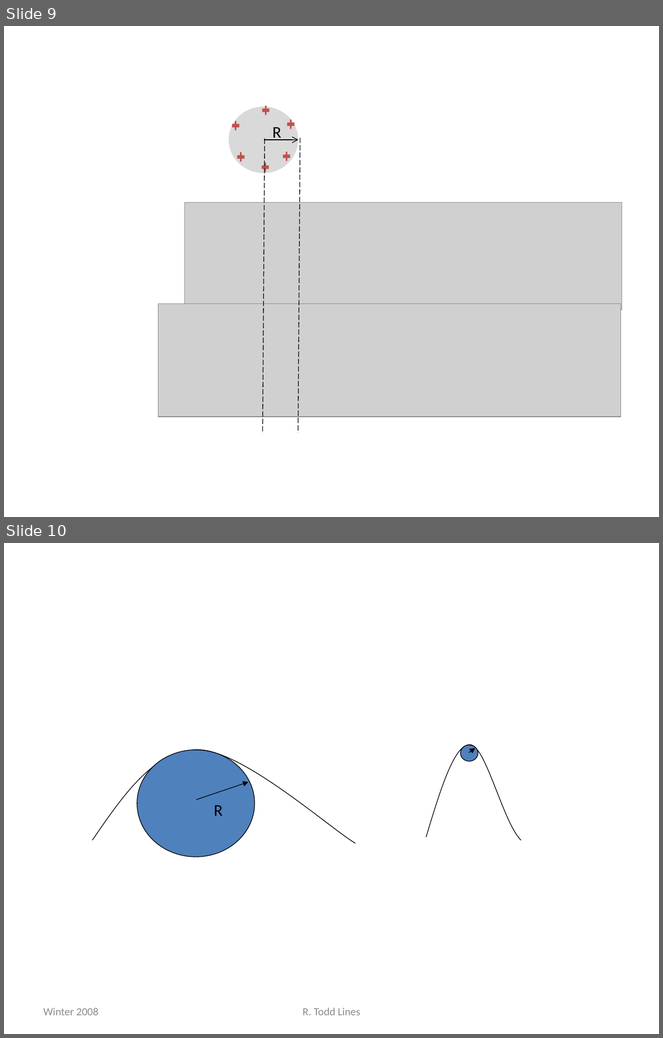
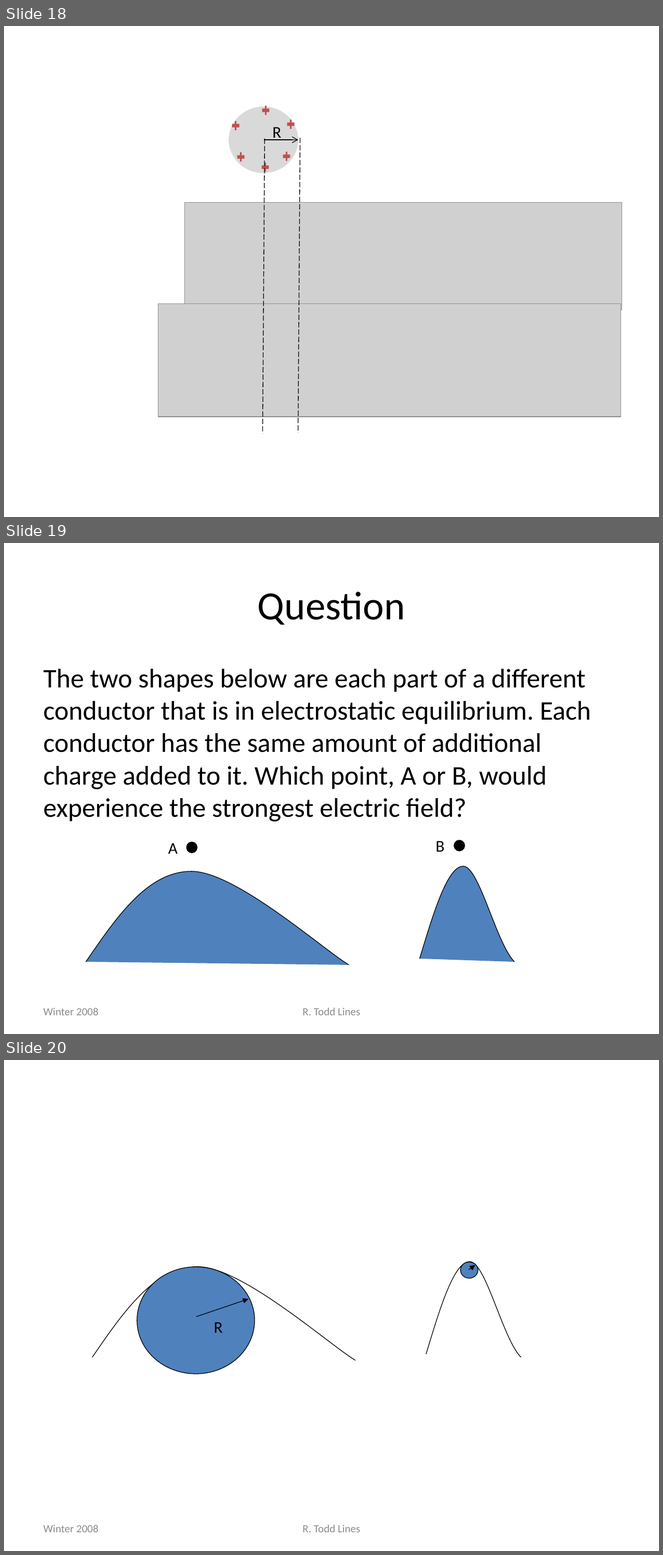
Before and after one commit to rtlines/PH223-Engineering-Physics, a slide deck: Slides/PH223_Lecture_33.pptx. Shown one above the other, each under a label of ours: slides 9 and 10 before the commit, slides 18, 19 and 20 after it. The pictures are 663x1038 and 663x1555 pixels, drawn with LibreOffice and Linux fonts; fonts in the diff are those of the drawing; grey boxes stand for pictures. Boxes give left, top, right and bottom in pixels: in the first picture for what was removed or moved away, otherwise in the second. Text is boxed around its words. In the diff, an @@ line names an element or a change of style, - is before the commit and + after.

```diff
--- a/Slides/PH223_Lecture_33.pptx
+++ b/Slides/PH223_Lecture_33.pptx
@@ slide 19 added at <box>4,543,659,1034</box>, background #FFFFFF @@
@@ title added at <box>258,591,405,625</box>, 44 pt, text #000000 @@
+Question
@@ text added at <box>44,669,591,822</box>, 29.6 pt, text #000000 @@
+The two shapes below are each part of a different conductor that is in electrostatic equilibrium. Each conductor has the same amount of additional charge added to it. Which point, A or B, would experience the strongest electric field?
@@ text added at <box>168,843,178,854</box>, 18 pt, text #000000 @@
+A
@@ ellipse added at <box>188,843,196,853</box>, fill #000000, outline #000000 2 pt @@
@@ text added at <box>436,841,444,852</box>, 18 pt, text #000000 @@
+B
@@ ellipse added at <box>455,841,464,851</box>, fill #000000, outline #000000 2 pt @@
@@ freeform shape added at <box>420,866,515,962</box>, fill #4F81BD, outline #000000 0.75 pt @@
@@ freeform shape added at <box>86,871,349,966</box>, fill #4F81BD, outline #000000 0.75 pt @@
@@ text added at <box>44,1008,99,1016</box>, 12 pt, text #8C8C8C @@
+Winter 2008
@@ text added at <box>302,1008,360,1016</box>, 12 pt, text #8C8C8C @@
+R. Todd Lines
@@ what was slide 9 is now slide 18 @@
@@ what was slide 10 is now slide 20 @@
```
Also in this commit, not shown: 1 slide changed, 12 other slides added, 5 slides removed, 23 other files.
